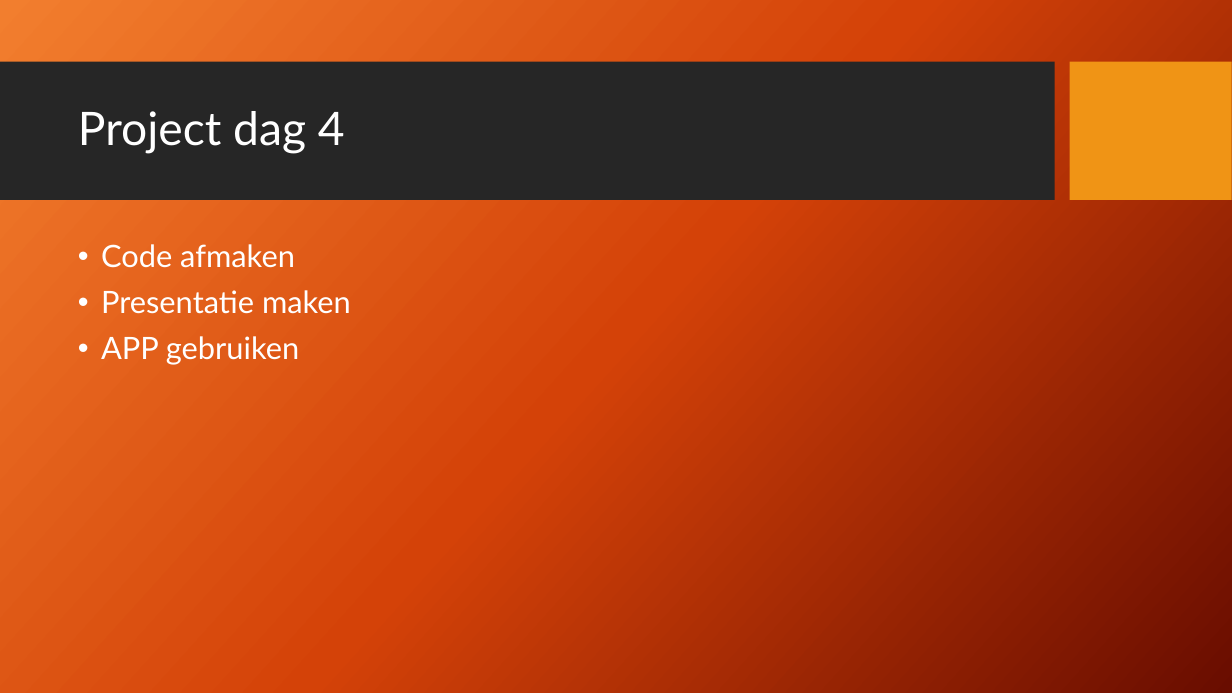
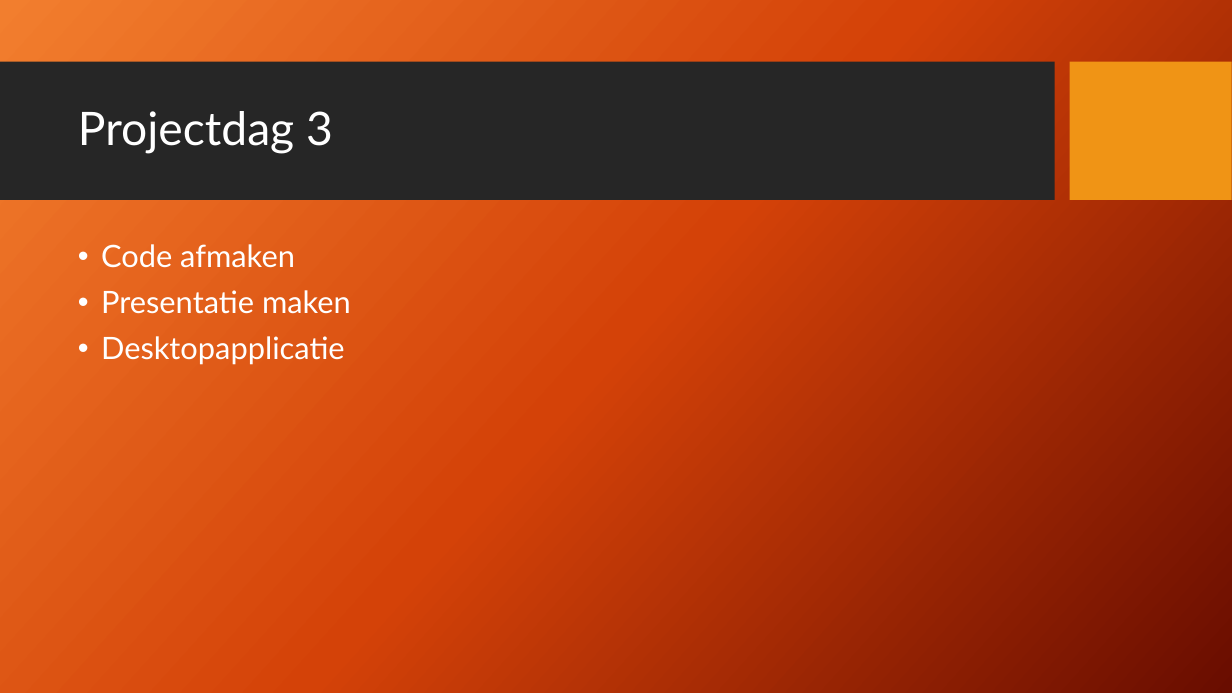
Before and after one commit to NebojsaRoc/ProjectweekRoc3, a slide deck: slide 5 of Presentatie aan klas.pptx (slide 6 before the commit). Drawn at 1232x693 pixels with LibreOffice and Linux fonts; fonts in the diff are those of the drawing; background and template pictures are left out. Boxes give left, top, right and bottom in pixels: in the first picture for what was removed or moved away, otherwise in the second. Text is boxed around its words. In the diff, an @@ line names an element or a change of style, - is before the commit and + after.

```diff
--- a/Presentatie aan klas.pptx
+++ b/Presentatie aan klas.pptx
@@ title at [78, 111, 333, 154]: text changed @@
-Project dag 4
+Projectdag 3
@@ text at [101, 336, 345, 365]: text changed @@
-• APP gebruiken
+• Desktopapplicatie
```
Also in this commit, not shown: 4 other slides changed, 1 slide added, 1 slide removed.
